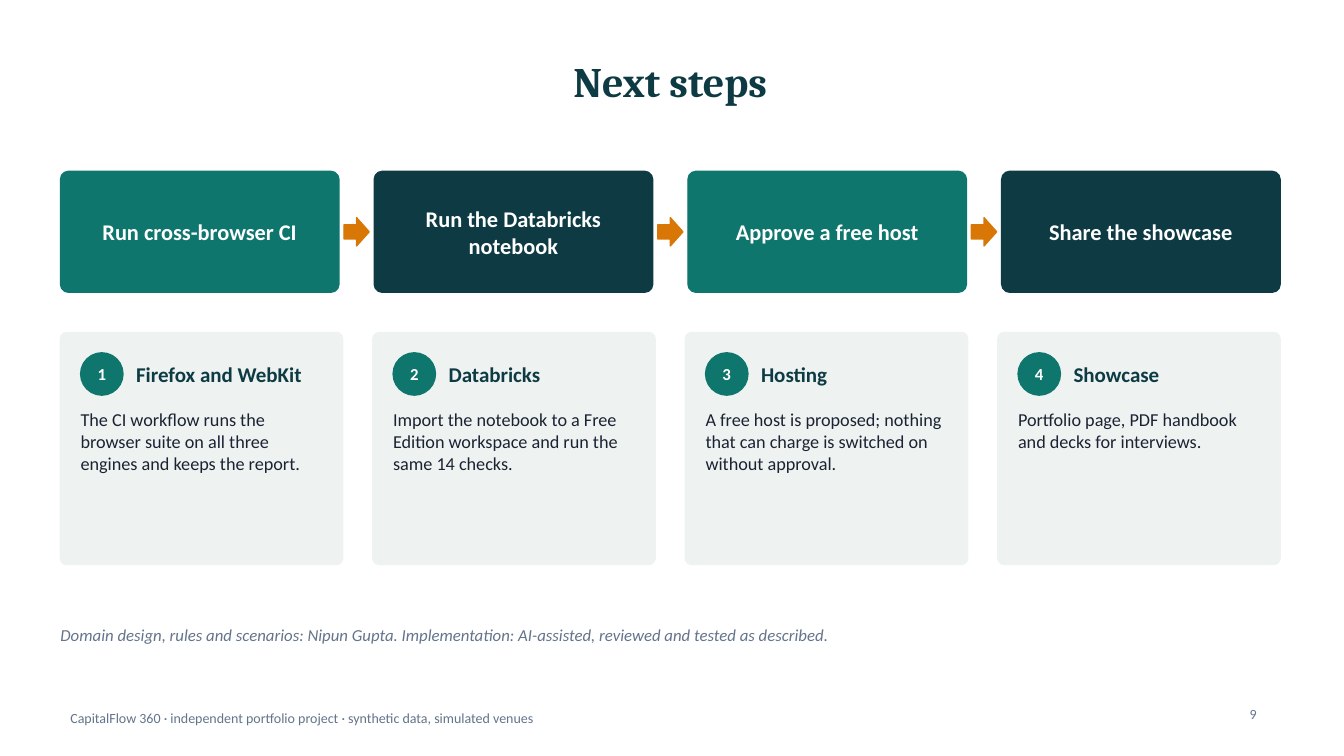
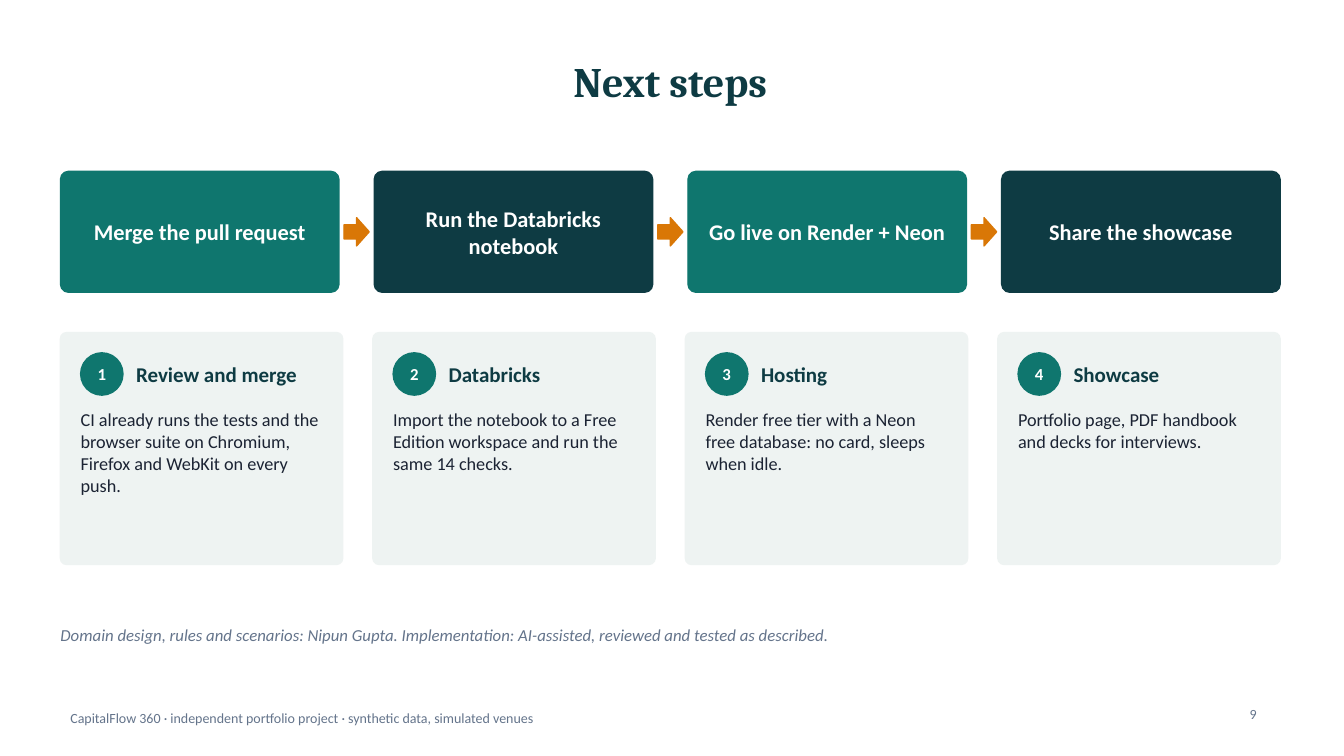
Before and after one commit to nipunrg1990rocks-dev/banking-ai-portfolio, a slide deck: slide 9 of projects/p7_capitalflow360/reporting/out/CF360_Executive_Summary.pptx. Drawn at 1344x756 pixels with LibreOffice and Linux fonts; fonts in the diff are those of the drawing. Boxes give left, top, right and bottom in pixels: in the first picture for what was removed or moved away, otherwise in the second. Text is boxed around its words. In the diff, an @@ line names an element or a change of style, - is before the commit and + after.

```diff
--- a/projects/p7_capitalflow360/reporting/out/CF360_Executive_Summary.pptx
+++ b/projects/p7_capitalflow360/reporting/out/CF360_Executive_Summary.pptx
@@ text at (x1=94, y1=224, x2=306, y2=244): text changed @@
-Run cross-browser CI
+Merge the pull request
@@ text at (x1=709, y1=224, x2=945, y2=240): text changed @@
-Approve a free host
+Go live on Render + Neon
@@ text at (x1=136, y1=367, x2=297, y2=386): text changed @@
-Firefox and WebKit
+Review and merge
@@ text at (x1=81, y1=413, x2=319, y2=495): text changed @@
-The CI workflow runs the browser suite on all three engines and keeps the report.
+CI already runs the tests and the browser suite on Chromium, Firefox and WebKit on every push.
@@ text at (x1=706, y1=413, x2=925, y2=470): text changed @@
-A free host is proposed; nothing that can charge is switched on without approval.
+Render free tier with a Neon free database: no card, sleeps when idle.
```
Also in this commit, not shown: 1 other slide changed, 14 other files.
